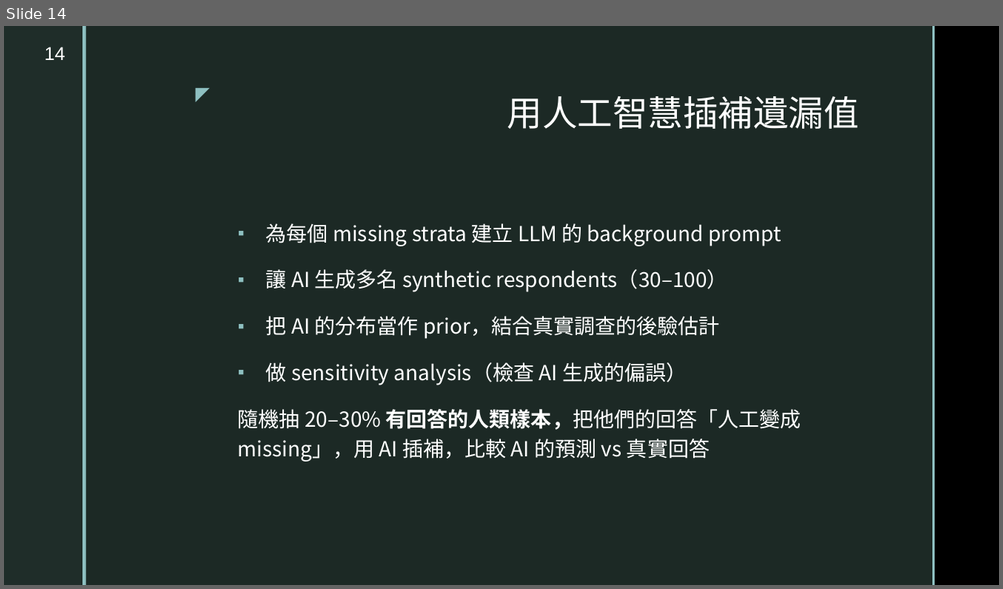
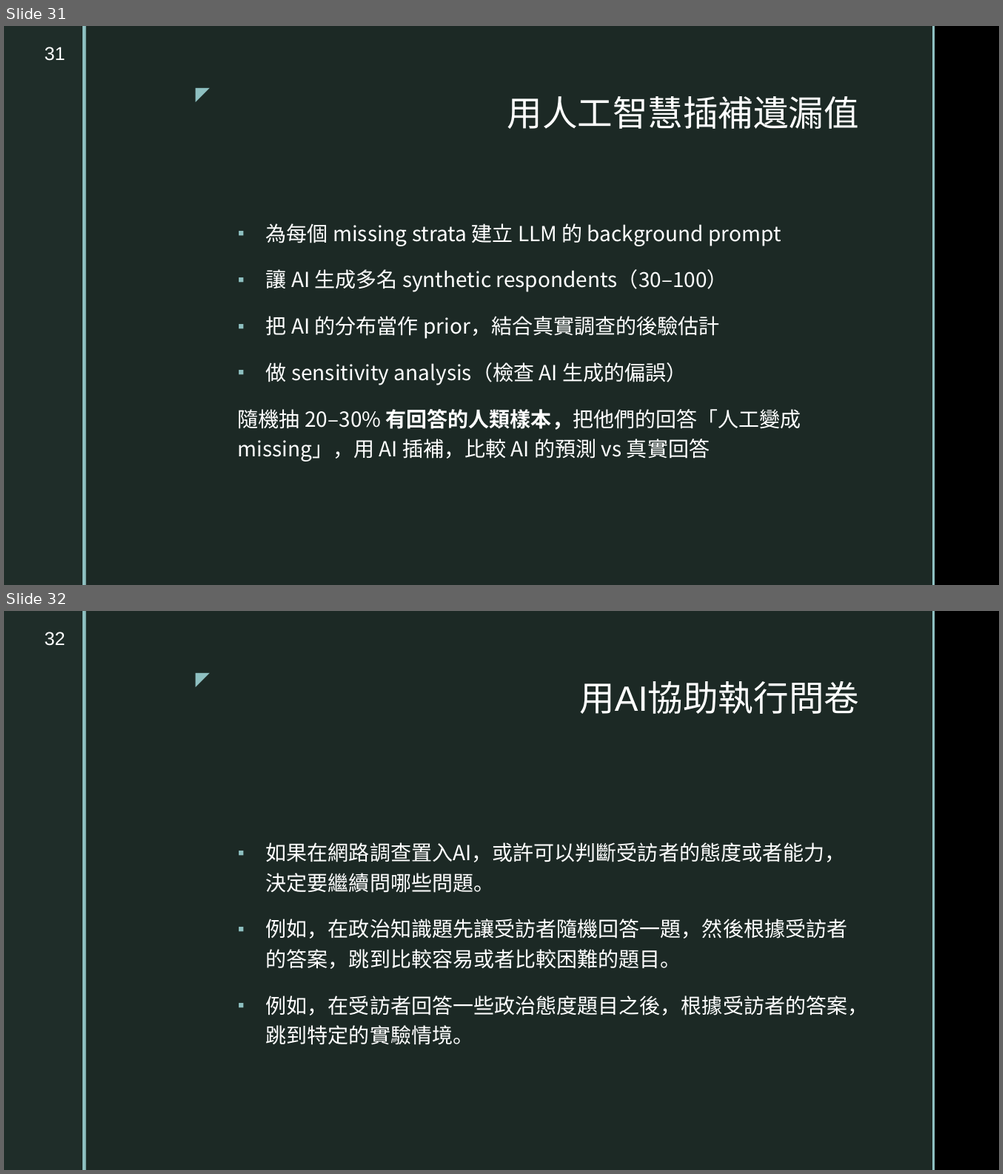
Before and after one commit to TsaiChiahung/PublicOpinion2026, a slide deck: 投影片/民意與調查Week12.pptx. Shown one above the other, each under a label of ours: slide 14 before the commit, slides 31 and 32 after it. The pictures are 1003x589 and 1003x1174 pixels, drawn with LibreOffice and Linux fonts; fonts in the diff are those of the drawing; background and template pictures are left out. Boxes give left, top, right and bottom in pixels: in the first picture for what was removed or moved away, otherwise in the second. Text is boxed around its words. In the diff, an @@ line names an element or a change of style, - is before the commit and + after.

```diff
--- a/投影片/民意與調查Week12.pptx
+++ b/投影片/民意與調查Week12.pptx
@@ slide 32 added at <box>4,611,999,1170</box>, background picture (left out); not listed: 5 template elements that a slide beside it also shows @@
@@ page number added at <box>45,632,65,646</box>, 18 pt, text #FFFFFF @@
+32
@@ title added at <box>579,681,859,714</box>, 34 pt, text #FFFFFF @@
+用AI協助執行問卷
@@ text added at <box>266,843,868,1045</box>, 20 pt, text #FFFFFF @@
+▪ 如果在網路調查置入AI，或許可以判斷受訪者的態度或者能力，決定要繼續問哪些問題。
+▪ 例如，在政治知識題先讓受訪者隨機回答一題，然後根據受訪者的答案，跳到比較容易或者比較困難的題目。
+▪ 例如，在受訪者回答一些政治態度題目之後，根據受訪者的答案，跳到特定的實驗情境。
@@ what was slide 14 is now slide 31 @@
@@ page number at <box>45,47,65,61</box>: text changed @@
-14
+31
```
Also in this commit, not shown: 3 slides changed, 17 other slides added.
